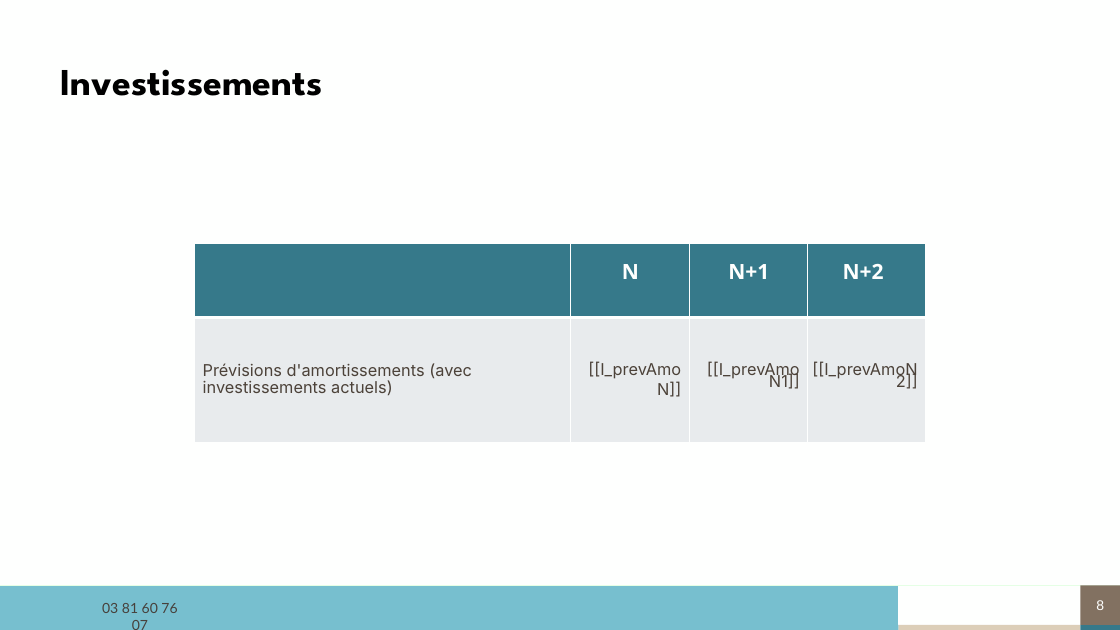
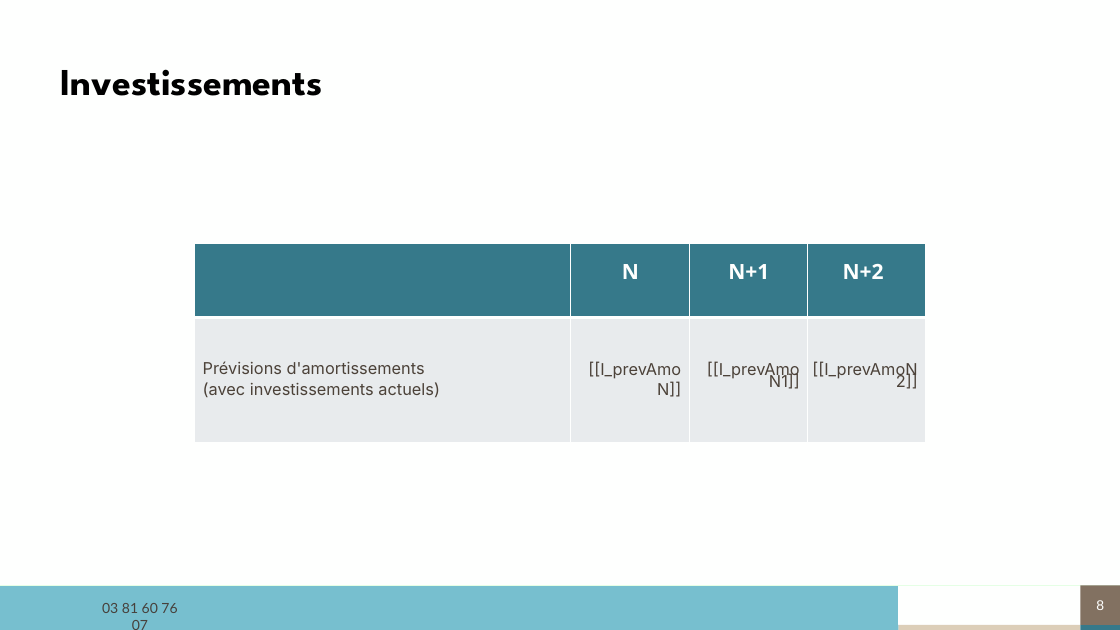
Before and after one commit to ldebouche/Projet1_lettre_fin_de_mission, a slide deck: slide 8 of backend/src/templates/modele_complet.pptm. Drawn at 1120x630 pixels with LibreOffice and Linux fonts; fonts in the diff are those of the drawing; background and template pictures are left out. Boxes give left, top, right and bottom in pixels: in the first picture for what was removed or moved away, otherwise in the second. Text is boxed around its words. In the diff, an @@ line names an element or a change of style, - is before the commit and + after.

```diff
--- a/backend/src/templates/modele_complet.pptm
+++ b/backend/src/templates/modele_complet.pptm
@@ table at (194,244,926,443) @@
-row 2, column 1: Prévisions d'amortissements (avec investissements actuels)
+row 2, column 1: Prévisions d'amortissements / (avec investissements actuels)
```
Also in this commit, not shown: 3 other slides changed, 3 slides added, 2 slides removed, 12 other files.
